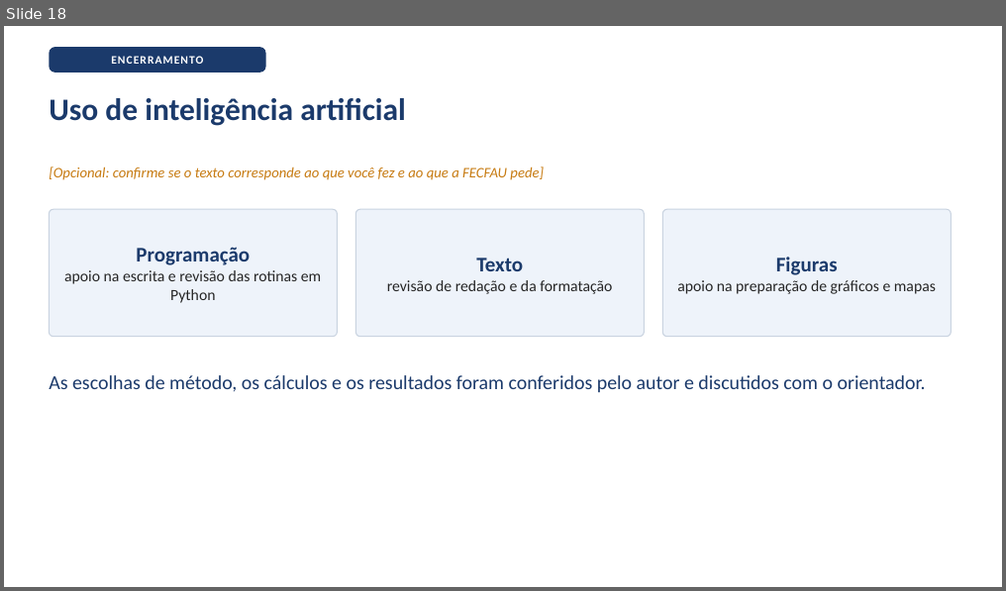
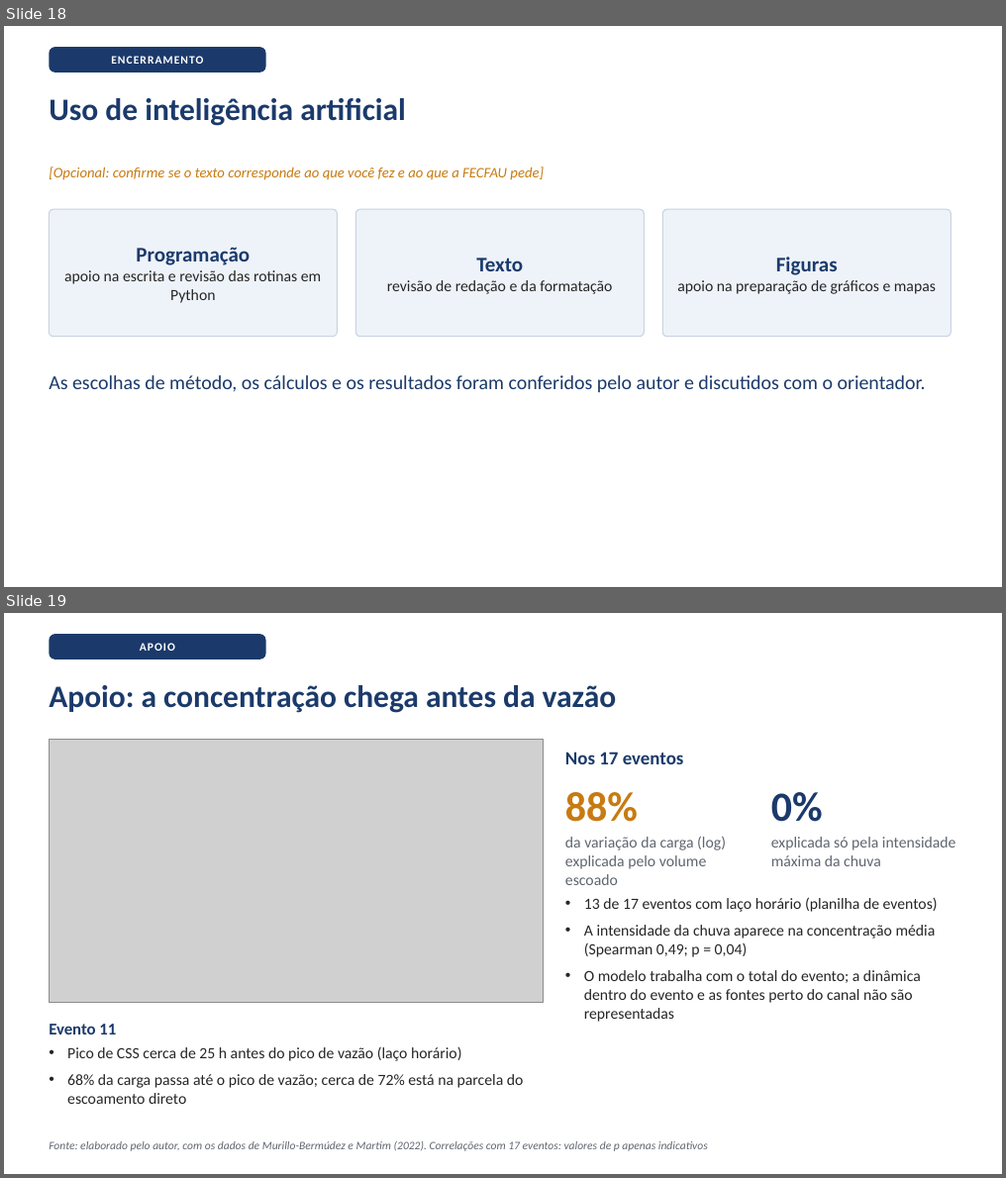
Before and after one commit to mateusvivarelli/TCC, a slide deck: TCC_Texto/slides/slides_11a28_defesa.pptx. Shown one above the other, each under a label of ours: slide 18 before the commit, slides 18 and 19 after it. The pictures are 1006x591 and 1006x1178 pixels, drawn with LibreOffice and Linux fonts; fonts in the diff are those of the drawing; grey boxes stand for pictures. Boxes give left, top, right and bottom in pixels: in the first picture for what was removed or moved away, otherwise in the second. Text is boxed around its words. In the diff, an @@ line names an element or a change of style, - is before the commit and + after.

```diff
--- a/TCC_Texto/slides/slides_11a28_defesa.pptx
+++ b/TCC_Texto/slides/slides_11a28_defesa.pptx
@@ slide 19 added at <box>4,613,1002,1174</box>, background #FFFFFF @@
@@ rounded rectangle added at <box>49,634,266,660</box>, fill #1B3A6B, 11 pt, text #FFFFFF, bold @@
+APOIO
@@ title added at <box>49,685,617,713</box>, 30 pt, text #1B3A6B, bold @@
+Apoio: a concentração chega antes da vazão
@@ picture added at <box>49,740,543,1003</box> @@
@@ text added at <box>565,752,684,764</box>, 18 pt, text #1B3A6B, bold @@
+Nos 17 eventos
@@ text added at <box>565,792,638,822</box>, 40 pt, text #C77B12, bold @@
+88%
@@ text added at <box>771,792,823,822</box>, 40 pt, text #1B3A6B, bold @@
+0%
@@ text added at <box>565,836,726,885</box>, 15 pt, text #5F6670 @@
+da variação da carga (log) explicada pelo volume escoado
@@ text added at <box>771,837,956,866</box>, 15 pt, text #5F6670 @@
+explicada só pela intensidade máxima da chuva
@@ text added at <box>584,897,938,1022</box>, 15 pt, text #262626 @@
+• 13 de 17 eventos com laço horário (planilha de eventos)
+• A intensidade da chuva aparece na concentração média (Spearman 0,49; p = 0,04)
+• O modelo trabalha com o total do evento; a dinâmica dentro do evento e as fontes perto do canal não são representadas
@@ text added at <box>49,1024,116,1035</box>, 16 pt, text #1B3A6B, bold @@
+Evento 11
@@ text added at <box>67,1047,524,1104</box>, 15 pt, text #262626 @@
+• Pico de CSS cerca de 25 h antes do pico de vazão (laço horário)
+• 68% da carga passa até o pico de vazão; cerca de 72% está na parcela do escoamento direto
@@ text added at <box>49,1142,708,1152</box>, 11 pt, text #5F6670, italic @@
+Fonte: elaborado pelo autor, com os dados de Murillo-Bermúdez e Martim (2022). Correlações com 17 eventos: valores de p apenas indicativos
```
Also in this commit, not shown: 2 slides changed, 2 other slides added, 6 other files.
